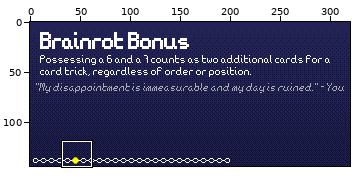
Edited in one commit: pixel-art file (ase/perk.ase). The first picture is a wide view before the edit; the outline marks the close-up.
Close-up. First the earlier version:
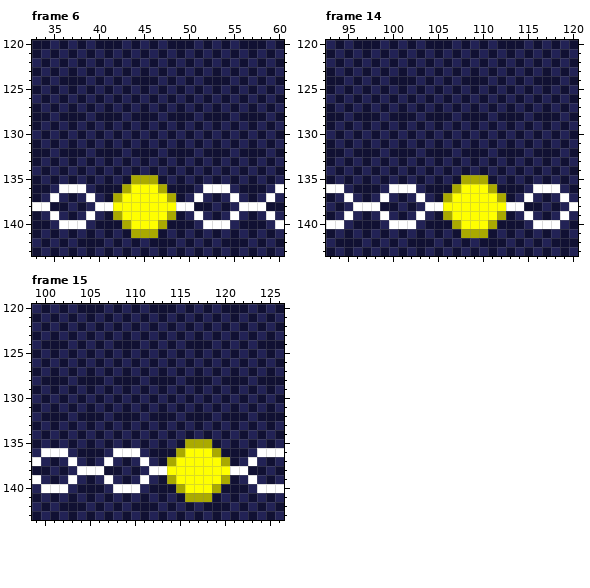
320x144 pixels, 26 frames. Shown: frame 6: x 33..60, y 120..143; frame 14: x 93..120, y 120..143; frame 15: x 99..126, y 120..143.
The same view after the edit:
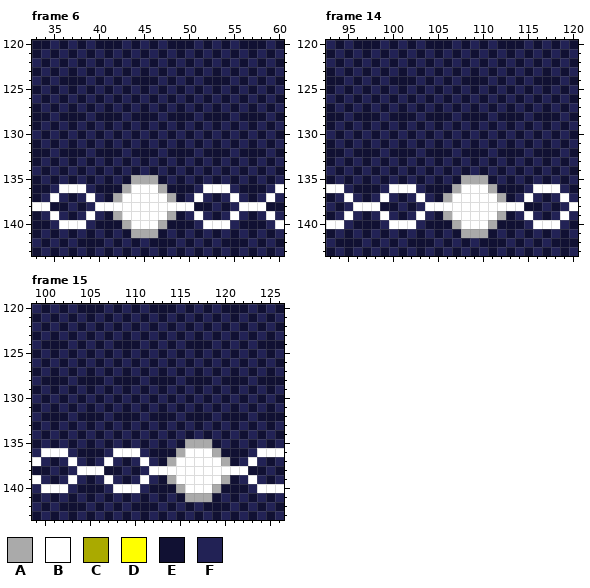
Palette (. is transparent): A #aaaaaa  B #ffffff  C #aaaa00  D #ffff00  E #111133  F #222255
Message: Discovered Perks
Changes in this commit:
Changed rows in their new state; - is an unchanged pixel.
Frame 6, layer "ID bubble":
first column x 42:
135 --AAA--
136 -ABBBA-
137 ABBBBBA
138 BBBBBBB
139 ABBBBBA
140 -ABBBA-
141 --AAA--
Frame 14, layer "ID bubble":
first column x 106:
135 --AAA--
136 -ABBBA-
137 ABBBBBA
138 BBBBBBB
139 ABBBBBA
140 -ABBBA-
141 --AAA--
Frame 15, layer "ID bubble":
first column x 114:
135 --AAA--
136 -ABBBA-
137 ABBBBBA
138 BBBBBBB
139 ABBBBBA
140 -ABBBA-
141 --AAA--
Pixel boxes of the changes (left, top, right, bottom) in both close-ups:
changed: (113, 175, 176, 238)
changed: (443, 175, 506, 238)
changed: (167, 439, 230, 502)
